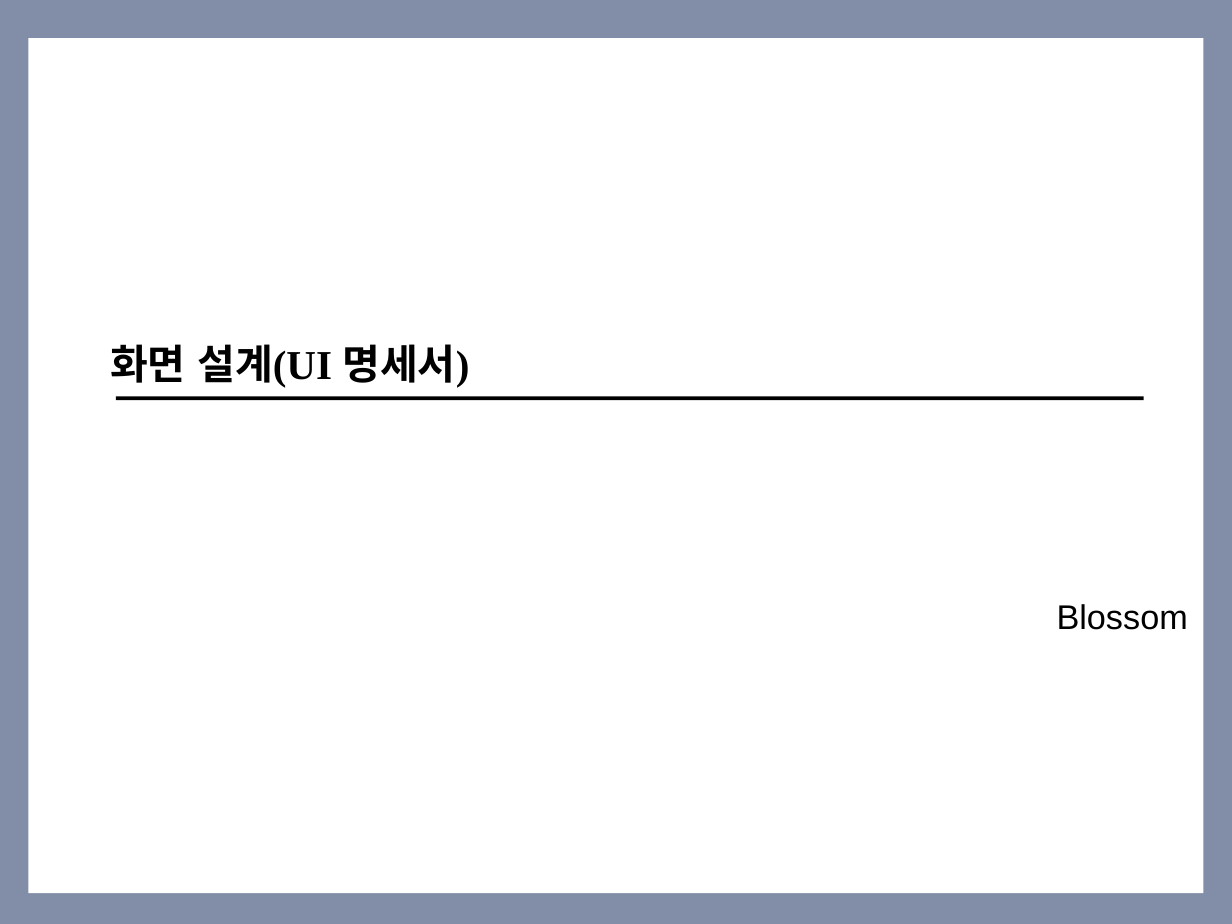
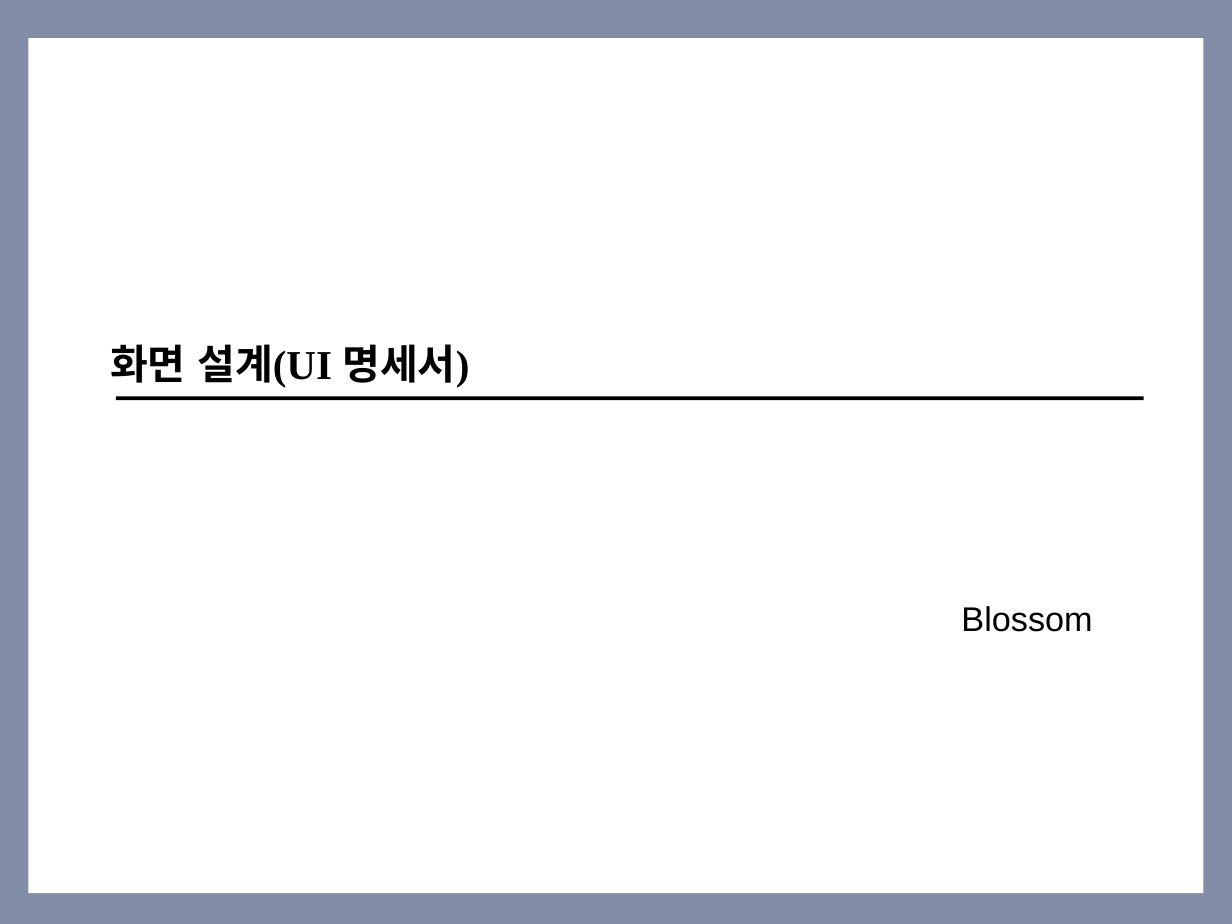
Before and after one commit to SE-admin/SE2017_6_blossom, a slide deck: slide 1 of doc/3_ 설계서/UI Design_6_blossom.pptx. Drawn at 1232x924 pixels with LibreOffice and Linux fonts; fonts in the diff are those of the drawing. Boxes give left, top, right and bottom in pixels: in the first picture for what was removed or moved away, otherwise in the second. Text is boxed around its words. In the diff, an @@ line names an element or a change of style, - is before the commit and + after.

```diff
--- a/doc/3_ 설계서/UI Design_6_blossom.pptx
+++ b/doc/3_ 설계서/UI Design_6_blossom.pptx
@@ text "Blossom": place and size @@
-text "Blossom" at (1057,604,1188,630)
+text "Blossom" at (961,606,1092,632)
```
Also in this commit, not shown: 5 other slides changed, 8 slides added, 1 other file.
